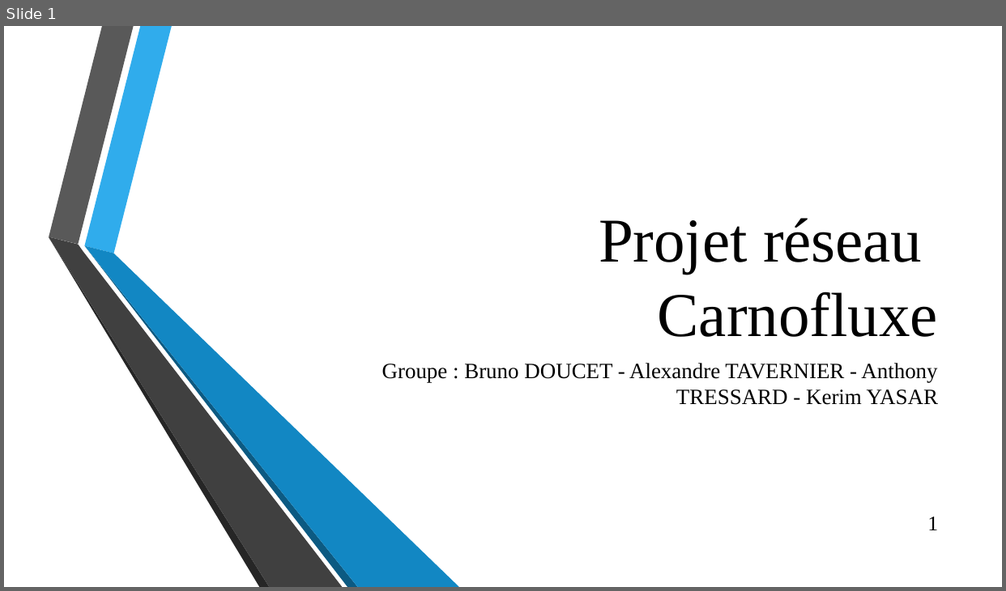
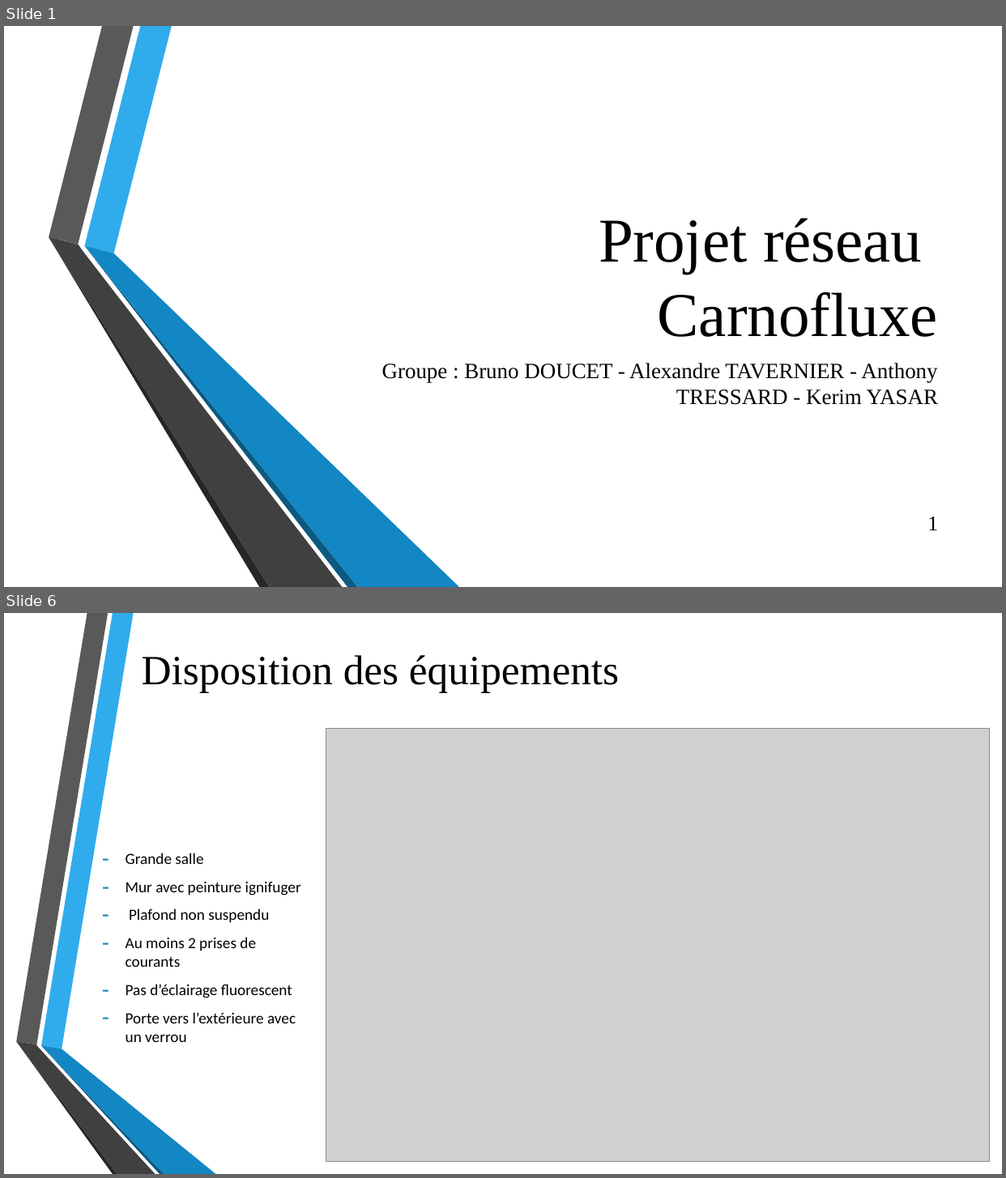
Before and after one commit to Efiria/Carnofluxe, a slide deck: Presentation2.pptx. Shown one above the other, each under a label of ours: slide 1 before the commit, slides 1 and 6 after it; the slides between them are not shown. The pictures are 1006x591 and 1006x1178 pixels, drawn with LibreOffice and Linux fonts; fonts in the diff are those of the drawing; grey boxes stand for pictures; background and template pictures are left out. Boxes give left, top, right and bottom in pixels: in the first picture for what was removed or moved away, otherwise in the second. Text is boxed around its words. In the diff, an @@ line names an element or a change of style, - is before the commit and + after.

```diff
--- a/Presentation2.pptx
+++ b/Presentation2.pptx
@@ slide 6 added at (4, 613, 1002, 1174), background picture (left out) @@
@@ title added at (142, 655, 619, 693), 40 pt, text #000000 @@
+Disposition des équipements
@@ picture added at (326, 729, 989, 1162) @@
@@ text added at (126, 853, 301, 1042), 15 pt, text #000000 @@
+– Grande salle
+– Mur avec peinture ignifuger
+– Plafond non suspendu
+– Au moins 2 prises de courants
+– Pas d’éclairage fluorescent
+– Porte vers l’extérieure avec un verrou
@@ group added at (16, 613, 216, 1174): 6 freeform shapes @@
```
Also in this commit, not shown: 7 slides changed, 4 other slides added, 4 slides removed.
